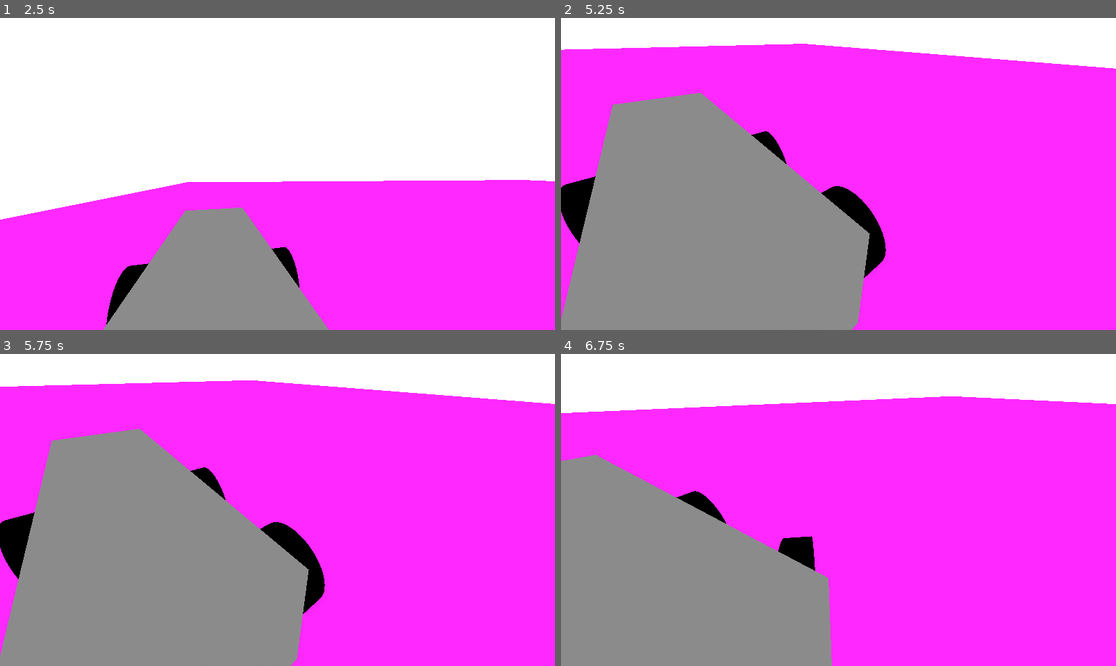
Above: before the commit, frames 1-4 (two rows, left to right).
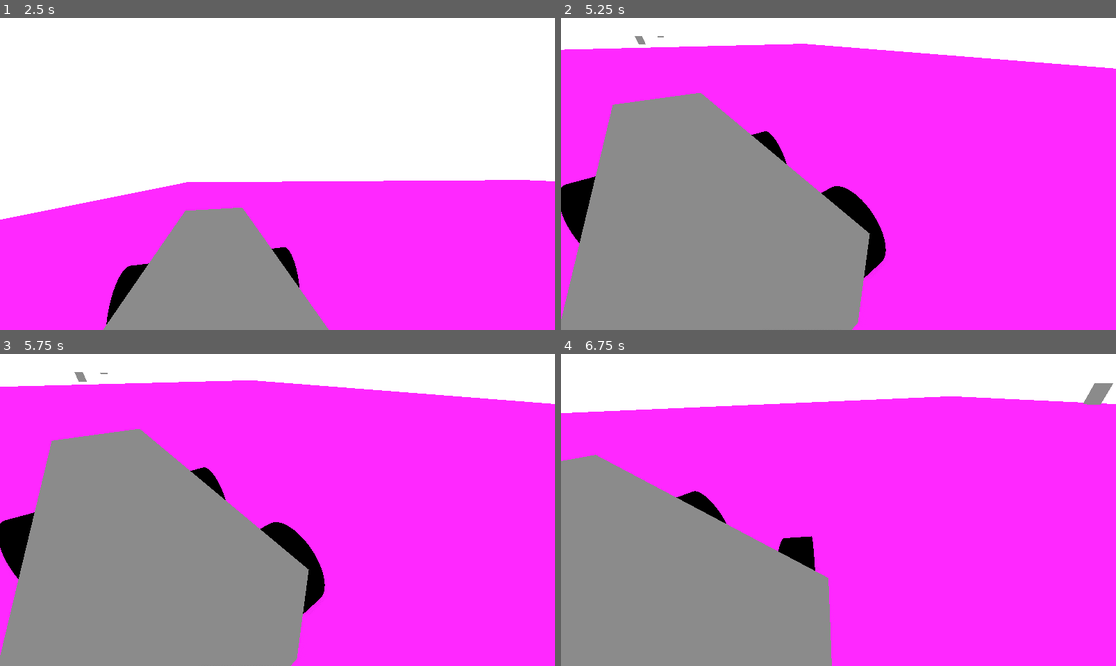
Above: after the commit, the same moments.

Repository: dmytrokadar/supermarket-exaduration
Game: Godot game, scene res://Scenes/supermarket.tscn
Same seed, same stepped clock (60 frames per second), same inputs: the game is played once before the commit and once after it.
Inputs (mouse positions are in pixels of both pictures, inside the frame that each line leads up to):
- Up to frame 1 (2.5 s): move the mouse to (271, 180) at 0.52 s; hold W (forward) 0.53-2.03 s; tap G (spawn_product, bound only after the commit) at 0.6, 1.55, 2.1 s; tap Enter at 1.25 s; move the mouse to (316, 177) at 1.27 s; tap Ctrl (unattach_cursor) at 1.35 s; move the mouse to (111, 127) at 2.02 s; hold A (left) from 2.03 s (still down)
- Up to frame 2 (5.25 s): move the mouse to (866, 174) at 2.77 s; tap G (spawn_product, bound only after the commit) at 2.85, 3.8, 4.35, 5.1 s; move the mouse to (755, 96) at 3.52 s; release A (left) at 3.53 s; hold S (backward) 3.53-4.28 s; tap Ctrl (unattach_cursor) at 3.6 s; tap Space at 4.25 s; move the mouse to (866, 174) at 4.27 s; hold W (forward) from 4.28 s (still down); move the mouse to (810, 174) at 5.02 s
- Up to frame 3 (5.75 s): keep holding W (forward)
- Up to frame 4 (6.75 s): move the mouse to (849, 503) at 5.77 s; release W (forward) at 5.78 s; hold D (right) from 5.78 s (still down); tap Ctrl (unattach_cursor) at 5.85 s; tap G (spawn_product, bound only after the commit) at 6.05, 6.6 s; move the mouse to (810, 572) at 6.52 s

Frame 1 is identical in both runs. In frame 2, less than 0.1% of the frame differs, in the area x 13-19%, y 5-9%; in frame 3, less than 0.1%; in frame 4, 0.2%, in the area x 94-100%, y 9-17%.

Commit message:
stack spawns products

Diff:
--- /dev/null
+++ b/Scenes/product_on_cart.tscn
@@ -0,0 +1,5 @@
+[gd_scene format=3 uid="uid://dtm4nq0e1vt2l"]
+
+[node name="ProductOnCart" type="CSGBox3D" unique_id=885242537]
+use_collision = true
+size = Vector3(0.491333, 0.095703125, 0.49035645)
--- /dev/null
+++ b/Scenes/product_stack.gd
@@ -0,0 +1,29 @@
+extends Node3D
+
+@export var product_on_cart_prefab: PackedScene
+
+var product_list: Array[Node]
+
+# Called when the node enters the scene tree for the first time.
+func _ready() -> void:
+	pass # Replace with function body.
+
+
+# Called every frame. 'delta' is the elapsed time since the previous frame.
+func _process(delta: float) -> void:
+	if Input.is_action_just_pressed("spawn_product"):
+		spawn_product(product_on_cart_prefab)
+
+func slide_stack():
+	pass
+
+func spawn_product(prefab):
+	var inst = prefab.instantiate()
+	add_child(inst)
+	var box = inst as CSGBox3D
+	inst.position =\
+		Vector3(0, 0, 0) if product_list.is_empty() else product_list.back().position +\
+		 Vector3(0, box.size.y, 0)
+	product_list.append(inst)
+
+	print("product_spawned", (inst.position))
--- /dev/null
+++ b/Scenes/product_stack.tscn
@@ -0,0 +1,8 @@
+[gd_scene format=3 uid="uid://dnhsgc86bnwoa"]
+
+[ext_resource type="Script" uid="uid://dlvf4g0s182ch" path="res://Scenes/product_stack.gd" id="1_bj2xc"]
+[ext_resource type="PackedScene" uid="uid://dtm4nq0e1vt2l" path="res://Scenes/product_on_cart.tscn" id="2_v2v2l"]
+
+[node name="ProductStack" type="Node3D" unique_id=132370568]
+script = ExtResource("1_bj2xc")
+product_on_cart_prefab = ExtResource("2_v2v2l")
--- a/Scenes/supermarket.tscn
+++ b/Scenes/supermarket.tscn
@@ -2,6 +2,8 @@
 
 [ext_resource type="PackedScene" uid="uid://c5ilpw40yvyvw" path="res://Assets/player.tscn" id="1_lhf1g"]
 [ext_resource type="Environment" uid="uid://c2r1ycyyotq0r" path="res://Assets/new_environment.tres" id="2_ubsb6"]
+[ext_resource type="PackedScene" uid="uid://dnhsgc86bnwoa" path="res://Scenes/product_stack.tscn" id="3_p5xn0"]
+[ext_resource type="PackedScene" uid="uid://dtm4nq0e1vt2l" path="res://Scenes/product_on_cart.tscn" id="4_vjlop"]
 
 [sub_resource type="StandardMaterial3D" id="StandardMaterial3D_v4j6i"]
 albedo_color = Color(1, 0.16862746, 1, 1)
@@ -19,3 +21,9 @@
 
 [node name="WorldEnvironment" type="WorldEnvironment" parent="." unique_id=1235400722]
 environment = ExtResource("2_ubsb6")
+
+[node name="ProductStack" parent="." unique_id=132370568 instance=ExtResource("3_p5xn0")]
+transform = Transform3D(1, 0, 0, 0, 1, 0, 0, 0, 1, 1.9239886, 6.1095753, 0)
+
+[node name="ProductOnCart" parent="." unique_id=885242537 instance=ExtResource("4_vjlop")]
+transform = Transform3D(1, 0, 0, 0, 1, 0, 0, 0, 1, 0.2543335, 6.622233, 0.25482178)
--- a/project.godot
+++ b/project.godot
@@ -51,6 +51,11 @@
 , Object(InputEventKey,"resource_local_to_scene":false,"resource_name":"","device":0,"window_id":0,"alt_pressed":false, …(185 unchanged characters)…
 ]
 }
+spawn_product={
+"deadzone": 0.2,
+"events": [Object(InputEventKey,"resource_local_to_scene":false,"resource_name":"","device":-1,"window_id":0,"alt_pressed":false,"shift_pressed":false,"ctrl_pressed":false,"meta_pressed":false,"pressed":false,"keycode":0,"physical_keycode":71,"key_label":0,"unicode":103,"location":0,"echo":false,"script":null)
+]
+}
 
 [physics]
 
Not shown, added: Scenes/product_stack.gd.uid
